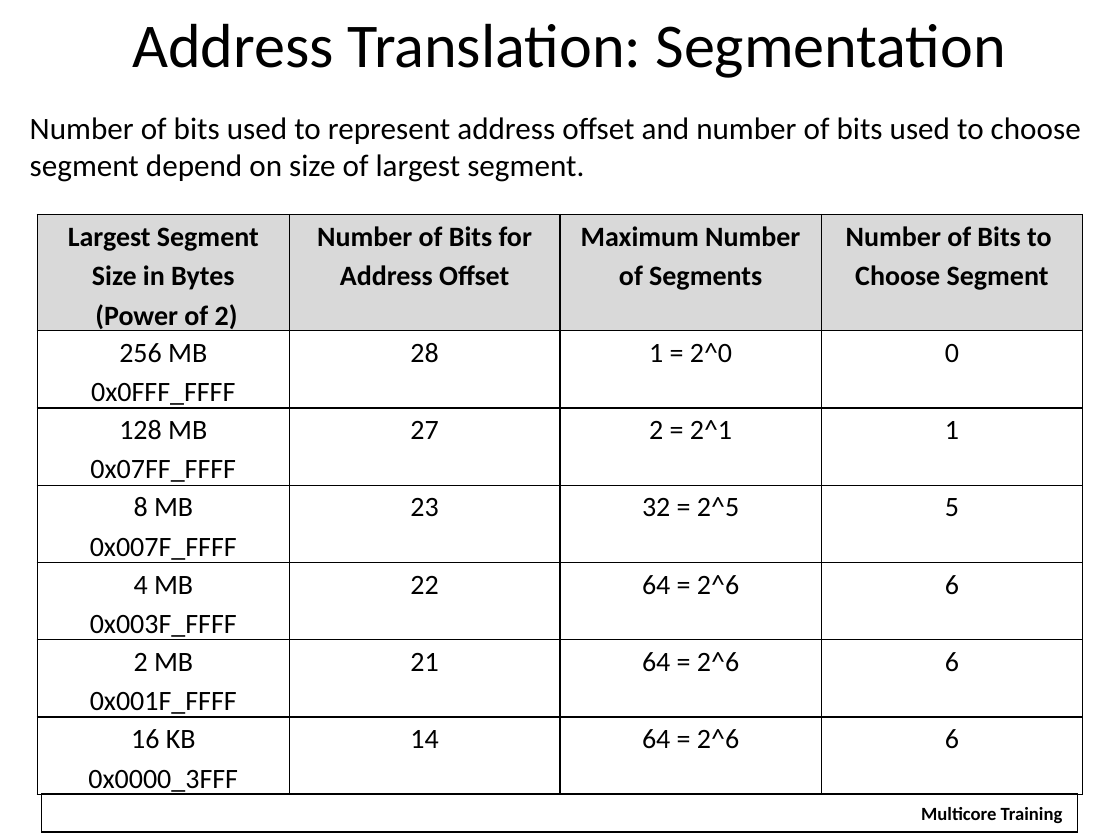
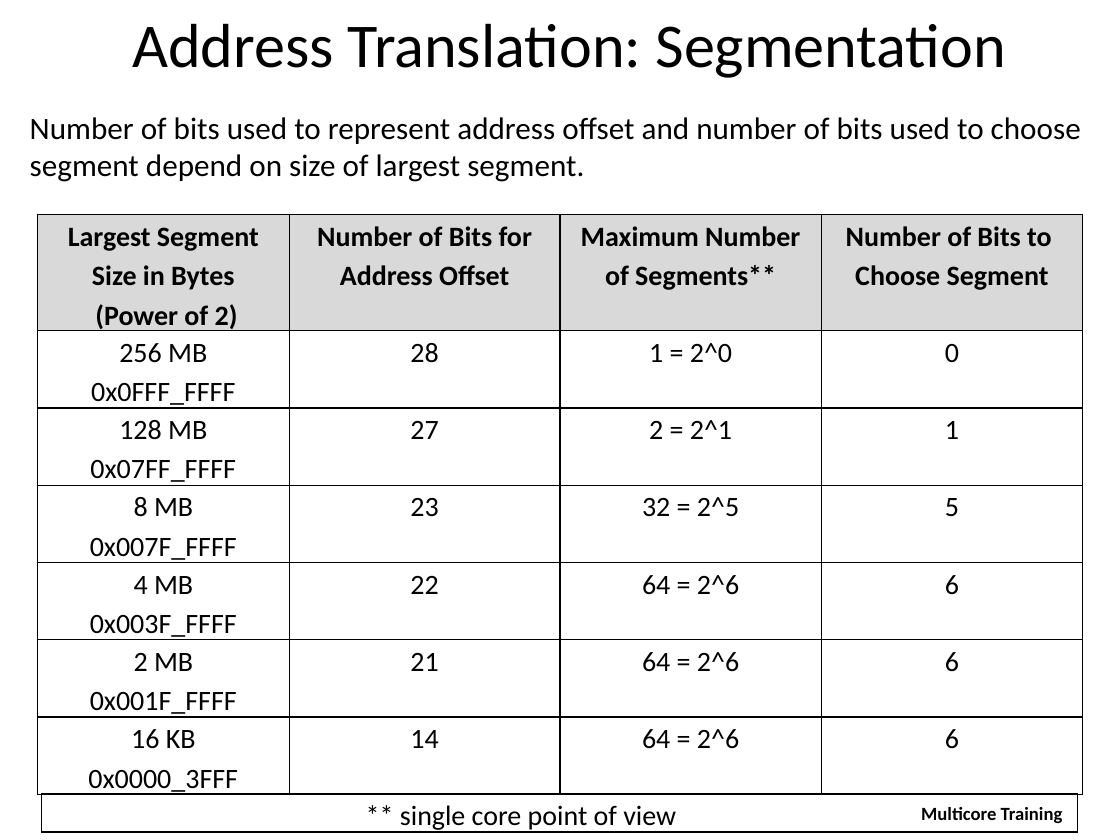
Before and after one commit to hari1989/keystone-workshop, a slide deck: slide 16 of slides/Intro to Hyperlink.pptx (slide 17 before the commit). Drawn at 1120x840 pixels with LibreOffice and Linux fonts; fonts in the diff are those of the drawing; background and template pictures are left out. Boxes give left, top, right and bottom in pixels: in the first picture for what was removed or moved away, otherwise in the second. Text is boxed around its words. In the diff, an @@ line names an element or a change of style, - is before the commit and + after.

```diff
--- a/slides/Intro to Hyperlink.pptx
+++ b/slides/Intro to Hyperlink.pptx
@@ table at bbox=[37, 215, 1082, 798] @@
-row 1, column 3: Maximum Number / of Segments
+row 1, column 3: Maximum Number / of Segments**
@@ text added at bbox=[400, 805, 676, 832], 18 pt, text #000000 @@
+** single core point of view
```
Also in this commit, not shown: 18 other slides changed, 1 slide removed.
